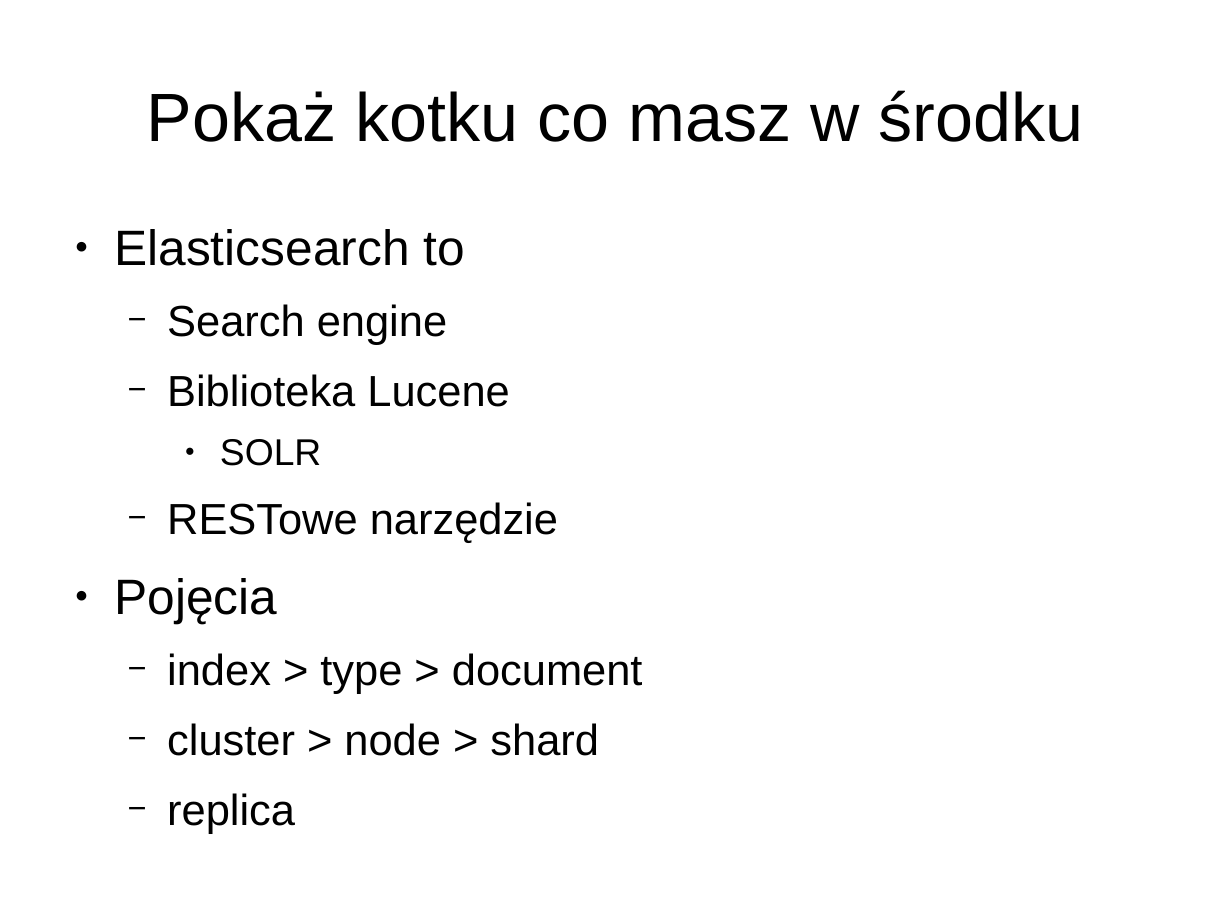
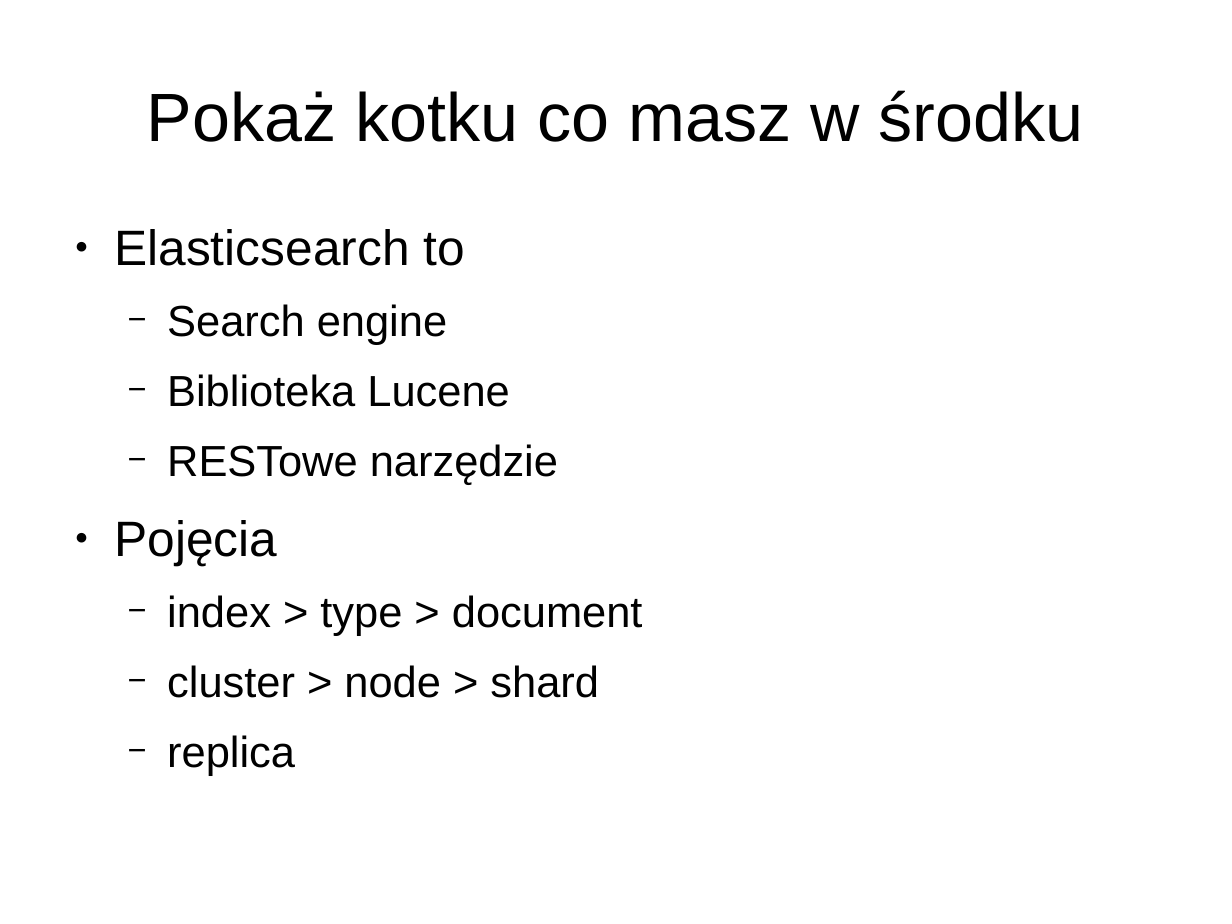
Before and after one commit to lukaszkuczynski/nieszukaj, a slide deck: slide 12 of znajduj.odp. Drawn at 1232x924 pixels with LibreOffice and Linux fonts; fonts in the diff are those of the drawing. Boxes give left, top, right and bottom in pixels: in the first picture for what was removed or moved away, otherwise in the second. Text is boxed around its words. In the diff, an @@ line names an element or a change of style, - is before the commit and + after.

```diff
--- a/znajduj.odp
+++ b/znajduj.odp
@@ text at (220, 439, 321, 466): paragraph removed @@
-    ● SOLR
```
Also in this commit, not shown: 12 other slides changed, 4 slides added, 5 slides removed.
